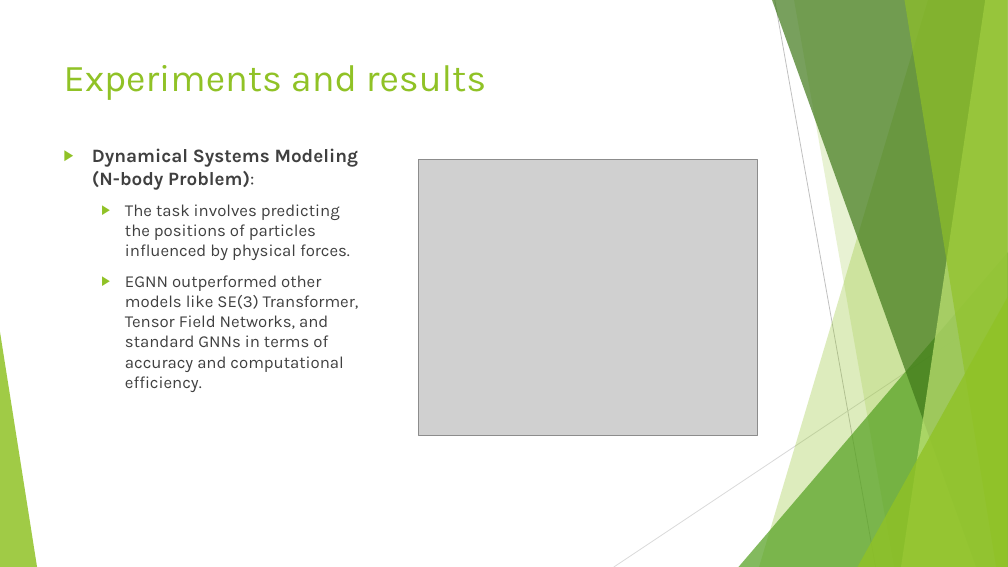
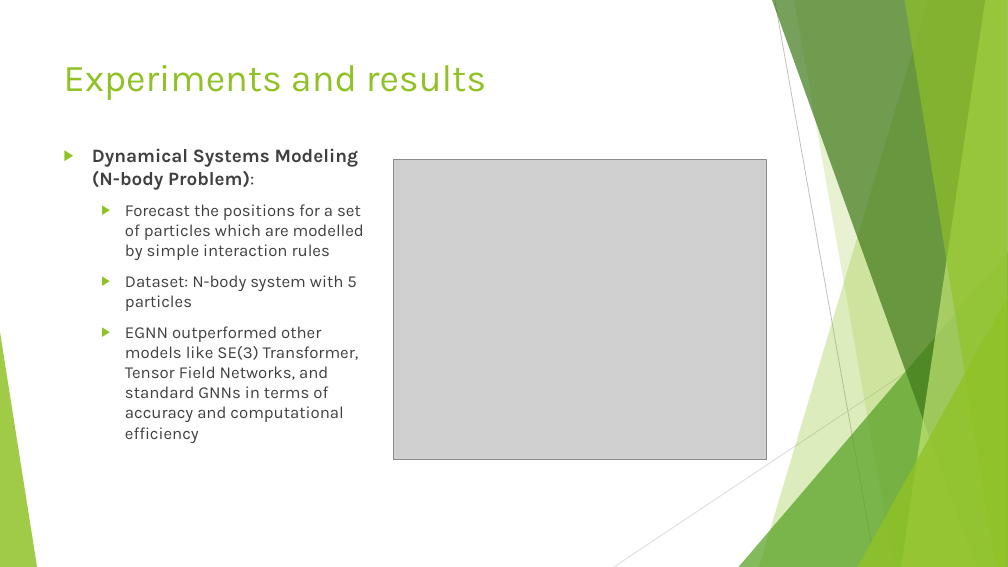
Before and after one commit to HoangTrang150302/AI_test, a slide deck: slide 7 of Task 1/#3 Presentation.pptx (slide 5 before the commit). Drawn at 1008x567 pixels with LibreOffice and Linux fonts; fonts in the diff are those of the drawing; grey boxes stand for pictures. Boxes give left, top, right and bottom in pixels: in the first picture for what was removed or moved away, otherwise in the second. Text is boxed around its words. In the diff, an @@ line names an element or a change of style, - is before the commit and + after.

```diff
--- a/Task 1/#3 Presentation.pptx
+++ b/Task 1/#3 Presentation.pptx
@@ picture resized from (x1=419, y1=160, x2=758, y2=435) to (x1=393, y1=160, x2=767, y2=460) @@
@@ text at (x1=125, y1=204, x2=364, y2=443): text changed @@
-  ▶ The task involves predicting the positions of particles influenced by physical forces.
-  ▶ EGNN outperformed other models like SE(3) Transformer, Tensor Field Networks, and standard GNNs in terms of accuracy and computational efficiency.
+  ▶ Forecast the positions for a set of particles which are modelled by simple interaction rules
+  ▶ Dataset: N-body system with 5 particles
+  ▶ EGNN outperformed other models like SE(3) Transformer, Tensor Field Networks, and standard GNNs in terms of accuracy and computational efficiency
```
Also in this commit, not shown: 7 other slides changed, 2 slides added, 19 other files.
